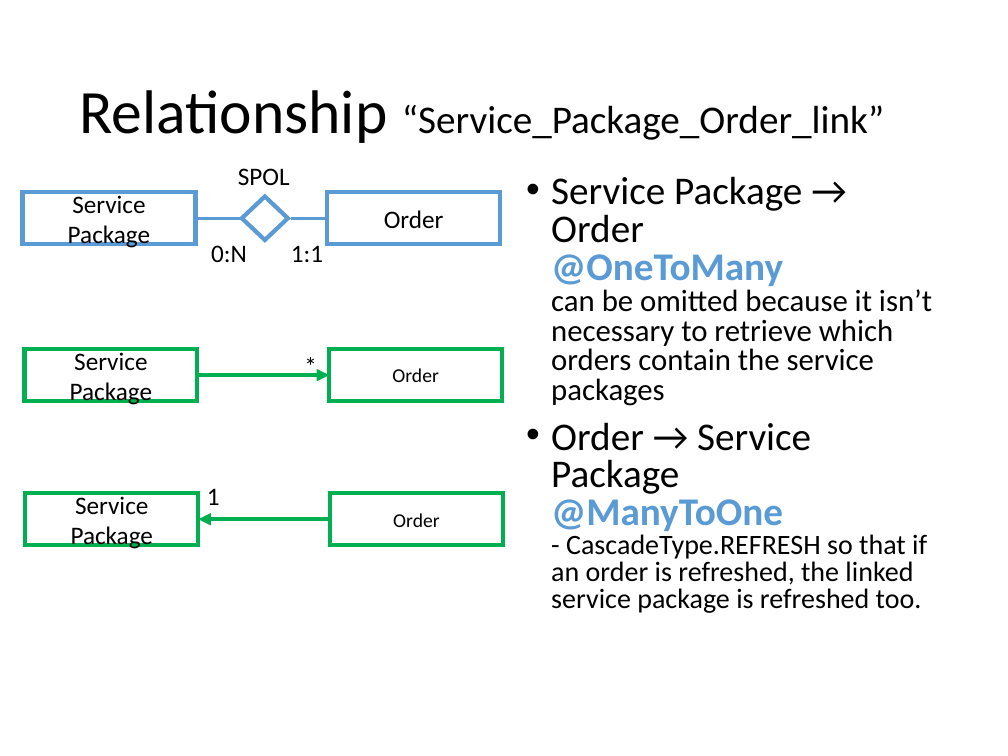
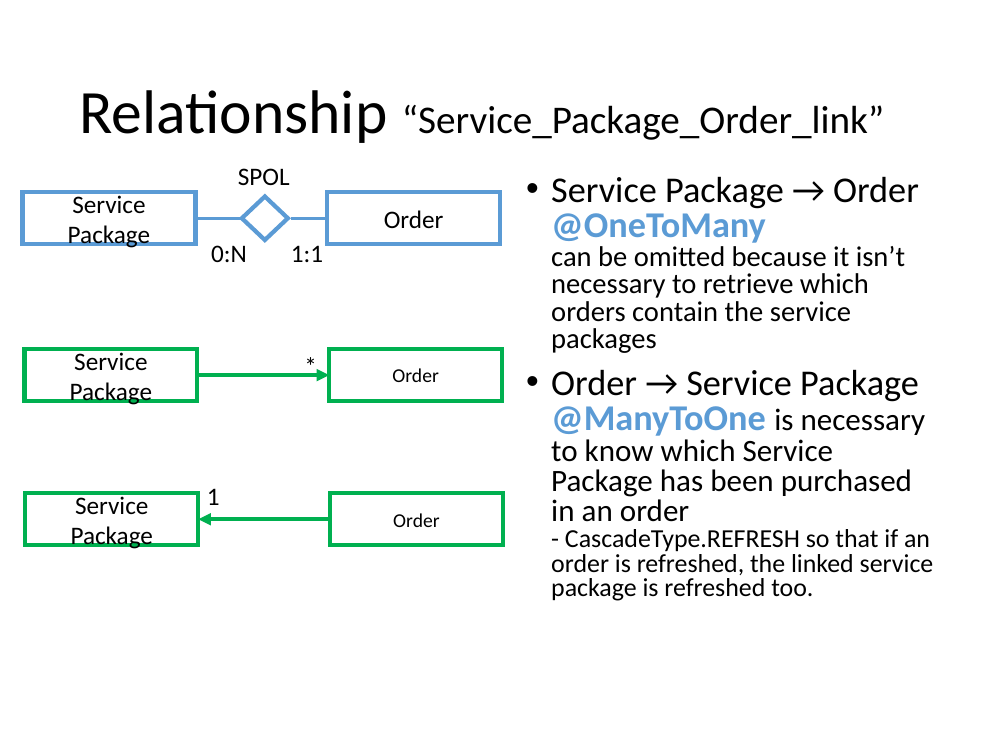
Before and after one commit to andrearestelli/db2-project, a slide deck: slide 46 of docs/documentation.pptx (slide 40 before the commit). Drawn at 1008x756 pixels with LibreOffice and Linux fonts; fonts in the diff are those of the drawing. Boxes give left, top, right and bottom in pixels: in the first picture for what was removed or moved away, otherwise in the second. Text is boxed around its words. In the diff, an @@ line names an element or a change of style, - is before the commit and + after.

```diff
--- a/docs/documentation.pptx
+++ b/docs/documentation.pptx
@@ text at bbox=[551, 176, 919, 353]: size 28 to 25.9 pt in "Service Package → Order @OneToMany"; size 22 to 20.4 pt in "can be omitted because it isn’t necessary ..." @@
@@ text at bbox=[551, 369, 934, 601]: text changed; size 20 to 18.5 pt @@
-• Order → Service Package
-  @ManyToOne
-  - CascadeType.REFRESH so that if an order is refreshed, the linked service package is refreshed too.
+• Order → Service Package
+  @ManyToOne is necessary to know which Service Package has been purchased in an order
+  - CascadeType.REFRESH so that if an order is refreshed, the linked service package is refreshed too.
```
Also in this commit, not shown: 6 other slides changed, 17 slides added, 2 slides removed, 2 other files.
